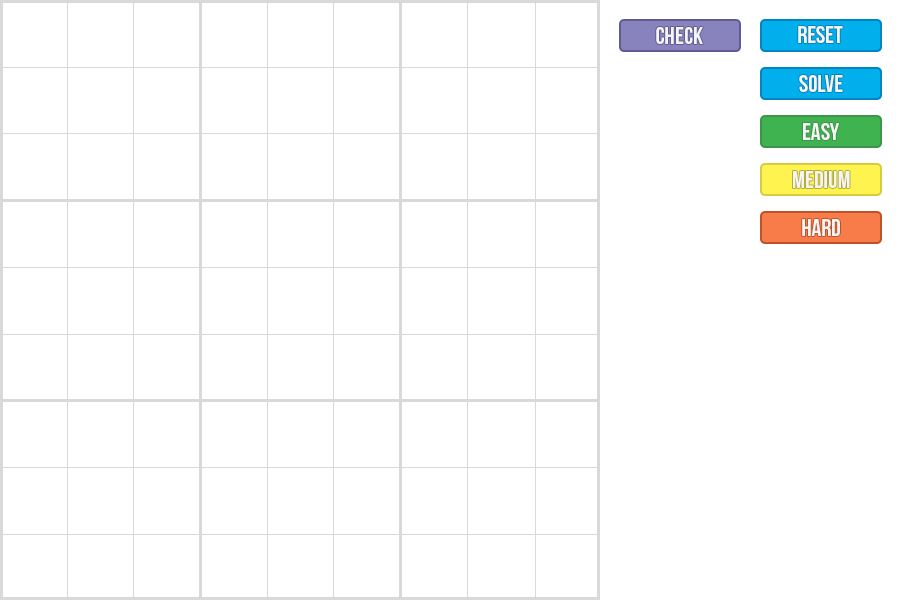
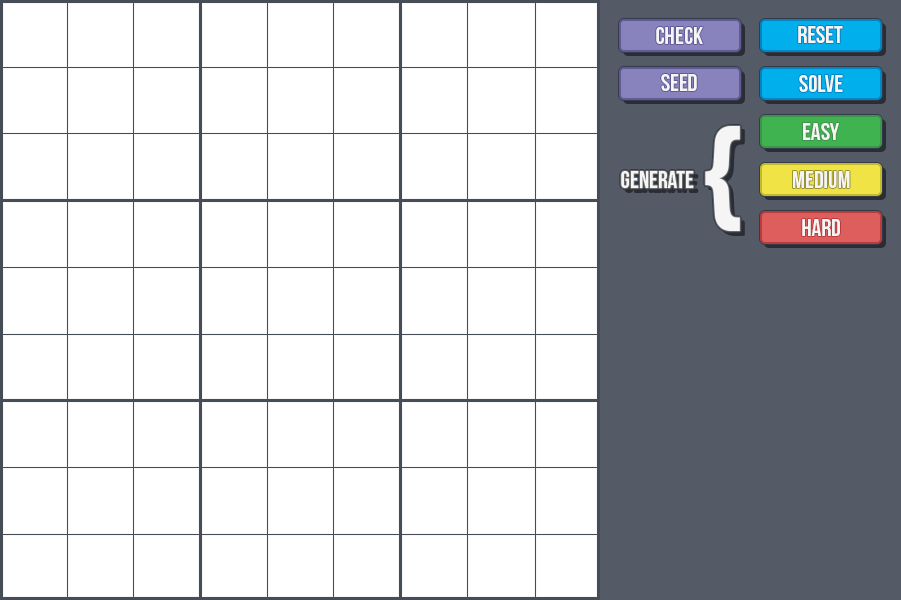
Layer changes from the first 901 × 600 image to the second:
added layer "Generate copy" in group "Buttons" over left=705, top=126, right=740, bottom=231
added layer "Generate" in group "Buttons" over left=621, top=171, right=694, bottom=188
painted on "Rounded Rectangle 1 copy 5" over left=760, top=211, right=882, bottom=244
painted on "Rounded Rectangle 1 copy 4" over left=760, top=163, right=882, bottom=196
added layer "Seed" in group "Buttons" over left=661, top=74, right=697, bottom=91
added layer "Rounded Rectangle 1 copy 6" in group "Buttons" over left=619, top=67, right=741, bottom=100
showed "Layer 0" over left=0, top=0, right=901, bottom=600
